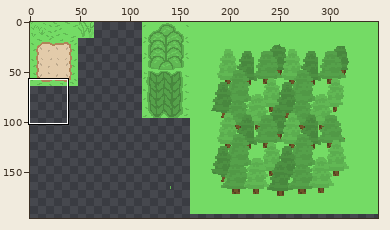
File history of a sprite sheet, prototype/assets/mapTiling/tilemap (1).png. The picture above shows the old version from afar; the outline marks the close-up.
Close-up. Before the edit:
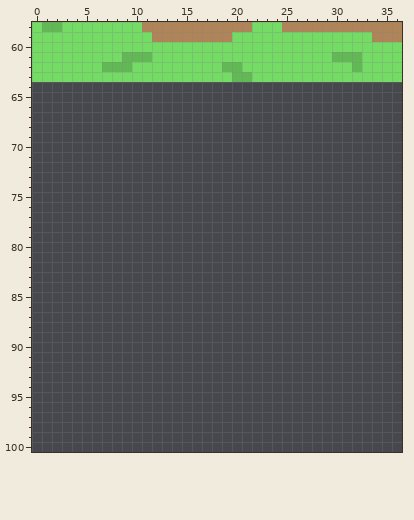
The file is 348x240 pixels. Colours within 5 levels of each other are drawn and written as one. Shown: x 0..36, y 58..100. The wide view leaves out empty margins.
Once edited:
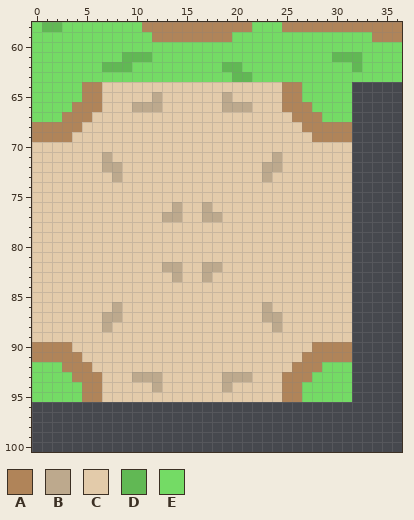
Palette (. is transparent): A #b08459  B #bda98d  C #e3cbaa  D #61b854  E #74db65
From old to new:
@@ x 0..36 @@
  63 EEEEEEEEEEEEEEEEEEEEDDEEEEEEEEEEEEEEE
- 64 .....................................
- 65 .....................................
- 66 .....................................
- 67 .....................................
- 68 .....................................
- 69 .....................................
- 70 .....................................
- 71 .....................................
- 72 .....................................
- 73 .....................................
- 74 .....................................
- 75 .....................................
- 76 .....................................
- 77 .....................................
- 78 .....................................
- 79 .....................................
- 80 .....................................
- 81 .....................................
- 82 .....................................
- 83 .....................................
- 84 .....................................
- 85 .....................................
- 86 .....................................
- 87 .....................................
- 88 .....................................
- 89 .....................................
- 90 .....................................
- 91 .....................................
- 92 .....................................
- 93 .....................................
- 94 .....................................
- 95 .....................................
+ 64 EEEEEAACCCCCCCCCCCCCCCCCCAAEEEEE.....
+ 65 EEEEEAACCCCCBCCCCCCBCCCCCAAEEEEE.....
+ 66 EEEEAAACCCBBBCCCCCCBBBCCCAAAEEEE.....
+ 67 EEEAAACCCCCCCCCCCCCCCCCCCCAAAEEE.....
+ 68 AAAAACCCCCCCCCCCCCCCCCCCCCCAAAAA.....
+ 69 AAAACCCCCCCCCCCCCCCCCCCCCCCCAAAA.....
+ 70 CCCCCCCCCCCCCCCCCCCCCCCCCCCCCCCC.....
+ 71 CCCCCCCBCCCCCCCCCCCCCCCCBCCCCCCC.....
+ 72 CCCCCCCBBCCCCCCCCCCCCCCBBCCCCCCC.....
+ 73 CCCCCCCCBCCCCCCCCCCCCCCBCCCCCCCC.....
+ 74 CCCCCCCCCCCCCCCCCCCCCCCCCCCCCCCC.....
+ 75 CCCCCCCCCCCCCCCCCCCCCCCCCCCCCCCC.....
+ 76 CCCCCCCCCCCCCCBCCBCCCCCCCCCCCCCC.....
+ 77 CCCCCCCCCCCCCBBCCBBCCCCCCCCCCCCC.....
+ 78 CCCCCCCCCCCCCCCCCCCCCCCCCCCCCCCC.....
+ 79 CCCCCCCCCCCCCCCCCCCCCCCCCCCCCCCC.....
+ 80 CCCCCCCCCCCCCCCCCCCCCCCCCCCCCCCC.....
+ 81 CCCCCCCCCCCCCCCCCCCCCCCCCCCCCCCC.....
+ 82 CCCCCCCCCCCCCBBCCBBCCCCCCCCCCCCC.....
+ 83 CCCCCCCCCCCCCCBCCBCCCCCCCCCCCCCC.....
+ 84 CCCCCCCCCCCCCCCCCCCCCCCCCCCCCCCC.....
+ 85 CCCCCCCCCCCCCCCCCCCCCCCCCCCCCCCC.....
+ 86 CCCCCCCCBCCCCCCCCCCCCCCBCCCCCCCC.....
+ 87 CCCCCCCBBCCCCCCCCCCCCCCBBCCCCCCC.....
+ 88 CCCCCCCBCCCCCCCCCCCCCCCCBCCCCCCC.....
+ 89 CCCCCCCCCCCCCCCCCCCCCCCCCCCCCCCC.....
+ 90 AAAACCCCCCCCCCCCCCCCCCCCCCCCAAAA.....
+ 91 AAAAACCCCCCCCCCCCCCCCCCCCCCAAAAA.....
+ 92 EEEAAACCCCCCCCCCCCCCCCCCCCAAAEEE.....
+ 93 EEEEAAACCCBBBCCCCCCBBBCCCAAAEEEE.....
+ 94 EEEEEAACCCCCBCCCCCCBCCCCCAAEEEEE.....
+ 95 EEEEEAACCCCCCCCCCCCCCCCCCAAEEEEE.....
  96 .....................................
Boxes around the changes in both close-ups, in picture pixels (x1, y1, x2, y2):
added: (32, 82, 352, 402)
